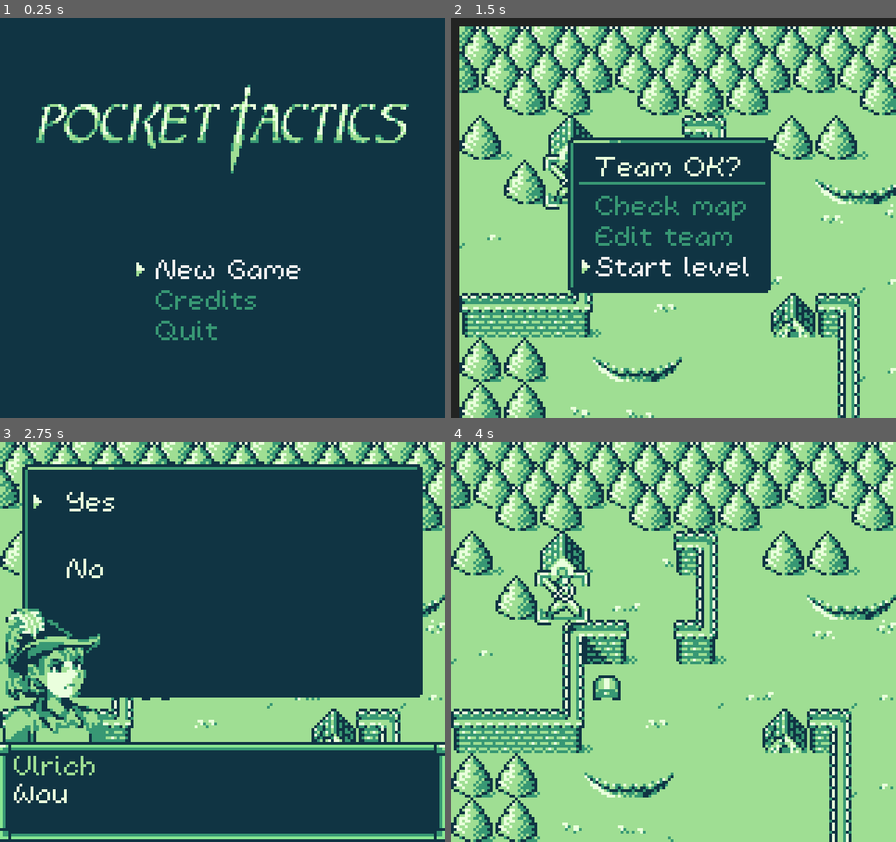
Above: before the commit, frames 1-4 (two rows, left to right).
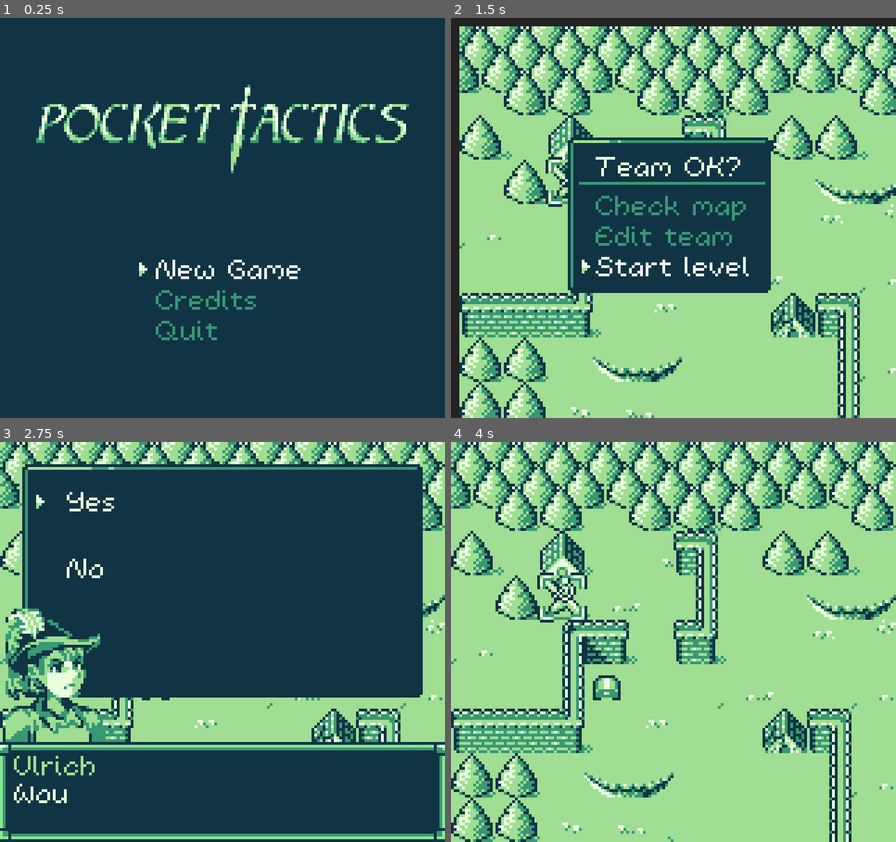
Above: after the commit, the same moments.

Repository: kevinlights/titan_tactics
Game: Godot game, scene res://scenes/landing.tscn
Same seed, same stepped clock (60 frames per second), same inputs: the game is played once before the commit and once after it.
Inputs (mouse positions are in pixels of both pictures, inside the frame that each line leads up to):
- Up to frame 1 (0.25 s): no input
- Up to frame 2 (1.5 s): click "New Game" at 0.5 s; move the mouse to (771, 198) at 1.27 s; hold Right (ui_right) from 1.28 s (still down); tap Keypad Enter (ui_accept) at 1.35 s
- Up to frame 3 (2.75 s): tap Keypad Enter (ui_accept) at 1.52, 1.82, 2.1, 2.27, 2.57 s; move the mouse to (133, 662) at 2.02 s; release Right (ui_right) at 2.03 s; hold Down (ui_down) from 2.03 s (still down)
- Up to frame 4 (4 s): move the mouse to (718, 554) at 2.77 s; release Down (ui_down) at 2.78 s; hold Right (ui_right) 2.78-3.53 s; tap Keypad Enter (ui_accept) at 2.85, 3.6, 3.77 s; move the mouse to (651, 722) at 3.52 s; hold Up (ui_up) from 3.53 s (still down)

The runs differ from the first frame. In frame 1, less than 0.1% of the frame differs, in the area x 30-34%, y 61-65%; in frame 2, 0.3%; in frame 3, less than 0.1%; in frame 4, 0.6%, in the area x 18-32%, y 31-46%.

Commit message:
new text sfx

Diff:
--- a/scenes/gui.tscn
+++ b/scenes/gui.tscn
@@ -18,7 +18,7 @@
 [ext_resource path="res://gfx/dialogue.png" type="Texture" id=16]
 [ext_resource path="res://scripts/gui/weaponswap.gd" type="Script" id=17]
 [ext_resource path="res://scripts/gui/teamselect.gd" type="Script" id=18]
-[ext_resource path="res://sfx/UI/text3.wav" type="AudioStream" id=19]
+[ext_resource path="res://sfx/UI/text2.wav" type="AudioStream" id=19]
 [ext_resource path="res://gfx/player.png" type="Texture" id=20]
 [ext_resource path="res://scenes/gui/teamconfirm.tscn" type="PackedScene" id=21]
 [ext_resource path="res://scenes/gui/pocket_tactics.tres" type="Theme" id=22]
@@ -61,14 +61,14 @@
 "name": "up",
 "speed": 3.0
 }, {
+"frames": [  ],
+"loop": true,
+"name": "neutral",
+"speed": 3.0
+}, {
 "frames": [ SubResource( 3 ), SubResource( 4 ) ],
 "loop": true,
 "name": "down",
-"speed": 3.0
-}, {
-"frames": [  ],
-"loop": true,
-"name": "neutral",
 "speed": 3.0
 } ]
 
@@ -95,14 +95,14 @@
 "name": "up",
 "speed": 3.0
 }, {
+"frames": [  ],
+"loop": true,
+"name": "neutral",
+"speed": 3.0
+}, {
 "frames": [ SubResource( 8 ), SubResource( 9 ) ],
 "loop": true,
 "name": "down",
-"speed": 3.0
-}, {
-"frames": [  ],
-"loop": true,
-"name": "neutral",
 "speed": 3.0
 } ]
 
@@ -803,6 +803,7 @@
 visible = false
 position = Vector2( 0.407799, -11.0781 )
 frames = SubResource( 14 )
+frame = 1
 playing = true
 centered = false
 offset = Vector2( -8, -2 )
@@ -824,6 +825,7 @@
 visible = false
 position = Vector2( 0, 1 )
 frames = SubResource( 14 )
+frame = 1
 playing = true
 centered = false
 offset = Vector2( -8, 8 )
@@ -832,6 +834,7 @@
 [node name="arrow" type="AnimatedSprite" parent="weaponswap"]
 position = Vector2( 44.6813, 29.1062 )
 frames = SubResource( 17 )
+frame = 1
 playing = true
 
 [node name="lvlup" type="Control" parent="."]
@@ -944,7 +947,6 @@
 [node name="arrow" type="AnimatedSprite" parent="lvlup"]
 position = Vector2( 48.6813, 58.1062 )
 frames = SubResource( 17 )
-frame = 1
 playing = true
 
 [node name="Control" type="Control" parent="lvlup"]
@@ -970,6 +972,7 @@
 
 [node name="focus" type="AnimatedSprite" parent="lvlup/Control/Ok"]
 frames = SubResource( 14 )
+frame = 1
 playing = true
 centered = false
 offset = Vector2( -2, 8 )
@@ -1082,6 +1085,7 @@
 position = Vector2( 11, 55 )
 frames = SubResource( 24 )
 animation = "fighter"
+frame = 1
 playing = true
 
 [node name="win" type="Control" parent="."]
@@ -1166,7 +1170,6 @@
 visible = false
 position = Vector2( -2, 0 )
 frames = SubResource( 27 )
-frame = 1
 playing = true
 centered = false
 offset = Vector2( -1, 9 )
@@ -1186,7 +1189,6 @@
 visible = false
 position = Vector2( -2, -11.4519 )
 frames = SubResource( 27 )
-frame = 1
 playing = true
 centered = false
 offset = Vector2( -1, 20 )
@@ -1275,7 +1277,6 @@
 visible = false
 position = Vector2( -2, 0 )
 frames = SubResource( 27 )
-frame = 1
 playing = true
 centered = false
 offset = Vector2( -1, 9 )
@@ -1295,7 +1296,6 @@
 visible = false
 position = Vector2( -2, -11.4519 )
 frames = SubResource( 27 )
-frame = 1
 playing = true
 centered = false
 offset = Vector2( -1, 20 )
@@ -1379,7 +1379,6 @@
 [node name="focus" type="AnimatedSprite" parent="dialogue/branches/trigger_1"]
 visible = false
 frames = SubResource( 30 )
-frame = 1
 playing = true
 centered = false
 offset = Vector2( -2, 2 )
@@ -1414,7 +1413,6 @@
 [node name="focus" type="AnimatedSprite" parent="dialogue/branches/trigger_2"]
 visible = false
 frames = SubResource( 30 )
-frame = 1
 playing = true
 centered = false
 offset = Vector2( -2, 2 )
@@ -1446,7 +1444,6 @@
 
 [node name="focus" type="AnimatedSprite" parent="dialogue/branches/trigger_3"]
 frames = SubResource( 30 )
-frame = 1
 playing = true
 centered = false
 offset = Vector2( -2, 2 )
--- a/scenes/landing.tscn
+++ b/scenes/landing.tscn
@@ -102,6 +102,7 @@
 visible = false
 position = Vector2( -2, 0 )
 frames = SubResource( 4 )
+frame = 1
 playing = true
 centered = false
 offset = Vector2( -1, 2 )
@@ -122,7 +123,6 @@
 visible = false
 position = Vector2( -2, 0 )
 frames = SubResource( 4 )
-frame = 1
 playing = true
 centered = false
 offset = Vector2( -1, 2 )
@@ -144,6 +144,7 @@
 visible = false
 position = Vector2( -2, 0 )
 frames = SubResource( 4 )
+frame = 1
 playing = true
 centered = false
 offset = Vector2( -1, 2 )
@@ -163,6 +164,7 @@
 visible = false
 position = Vector2( -2, 0 )
 frames = SubResource( 4 )
+frame = 1
 playing = true
 centered = false
 offset = Vector2( -1, 2 )
--- a/scenes/world.tscn
+++ b/scenes/world.tscn
@@ -22,35 +22,35 @@
 
 [sub_resource type="AtlasTexture" id=3]
 atlas = ExtResource( 3 )
-region = Rect2( 80, 0, 20, 20 )
+region = Rect2( 40, 0, 20, 20 )
 
 [sub_resource type="AtlasTexture" id=4]
 atlas = ExtResource( 3 )
-region = Rect2( 80, 20, 20, 20 )
+region = Rect2( 40, 20, 20, 20 )
 
 [sub_resource type="AtlasTexture" id=5]
 atlas = ExtResource( 3 )
-region = Rect2( 40, 0, 20, 20 )
+region = Rect2( 80, 0, 20, 20 )
 
 [sub_resource type="AtlasTexture" id=6]
 atlas = ExtResource( 3 )
-region = Rect2( 40, 20, 20, 20 )
+region = Rect2( 80, 20, 20, 20 )
 
 [sub_resource type="AtlasTexture" id=7]
 atlas = ExtResource( 3 )
-region = Rect2( 20, 0, 20, 20 )
+region = Rect2( 60, 0, 20, 20 )
 
 [sub_resource type="AtlasTexture" id=8]
 atlas = ExtResource( 3 )
-region = Rect2( 20, 20, 20, 20 )
+region = Rect2( 60, 20, 20, 20 )
 
 [sub_resource type="AtlasTexture" id=9]
 atlas = ExtResource( 3 )
-region = Rect2( 60, 0, 20, 20 )
+region = Rect2( 20, 0, 20, 20 )
 
 [sub_resource type="AtlasTexture" id=10]
 atlas = ExtResource( 3 )
-region = Rect2( 60, 20, 20, 20 )
+region = Rect2( 20, 20, 20, 20 )
 
 [sub_resource type="SpriteFrames" id=11]
 animations = [ {
@@ -61,23 +61,23 @@
 }, {
 "frames": [ SubResource( 3 ), SubResource( 4 ) ],
 "loop": true,
-"name": "heal",
+"name": "attack",
 "speed": 5.0
 }, {
 "frames": [ SubResource( 5 ), SubResource( 6 ) ],
 "loop": true,
-"name": "attack",
+"name": "heal",
 "speed": 5.0
 }, {
 "frames": [ SubResource( 7 ), SubResource( 8 ) ],
 "loop": true,
-"name": "cantmove",
-"speed": 5.0
+"name": "guard",
+"speed": 3.0
 }, {
 "frames": [ SubResource( 9 ), SubResource( 10 ) ],
 "loop": true,
-"name": "guard",
-"speed": 3.0
+"name": "cantmove",
+"speed": 5.0
 } ]
 
 [node name="World" type="Node2D"]
@@ -98,6 +98,7 @@
 z_as_relative = false
 frames = SubResource( 11 )
 animation = "attack"
+frame = 1
 playing = true
 centered = false
 offset = Vector2( -2, -2 )
--- a/scripts/gui/dialogue.gd
+++ b/scripts/gui/dialogue.gd
@@ -97,7 +97,7 @@
 		if not typing_cancelled:
 			$background/body.text += i
 			rng.randomize()
-			var my_random_number = rng.randf_range(1.1, 1.6)
+			var my_random_number = rng.randf_range(1.5, 2.0)
 			$textsfx.set_pitch_scale(my_random_number)
 			$textsfx.play()
 			if $background/body.get_visible_line_count() > 3:
Not shown, added: sfx/UI/text2.wav.import
Not shown, added: sfx/UI/text2.wav
